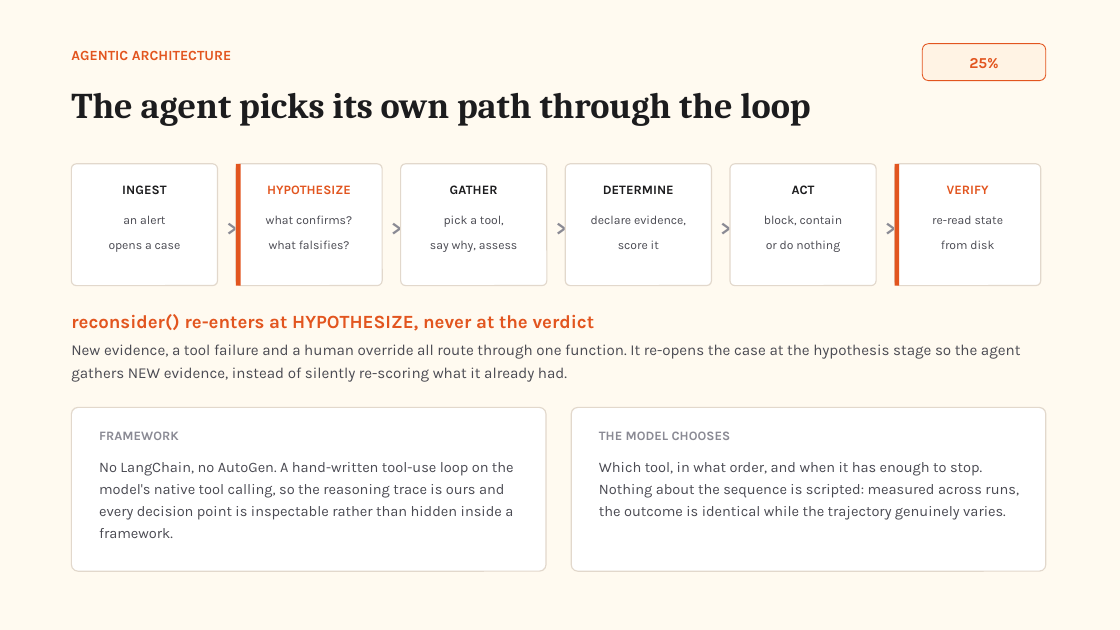
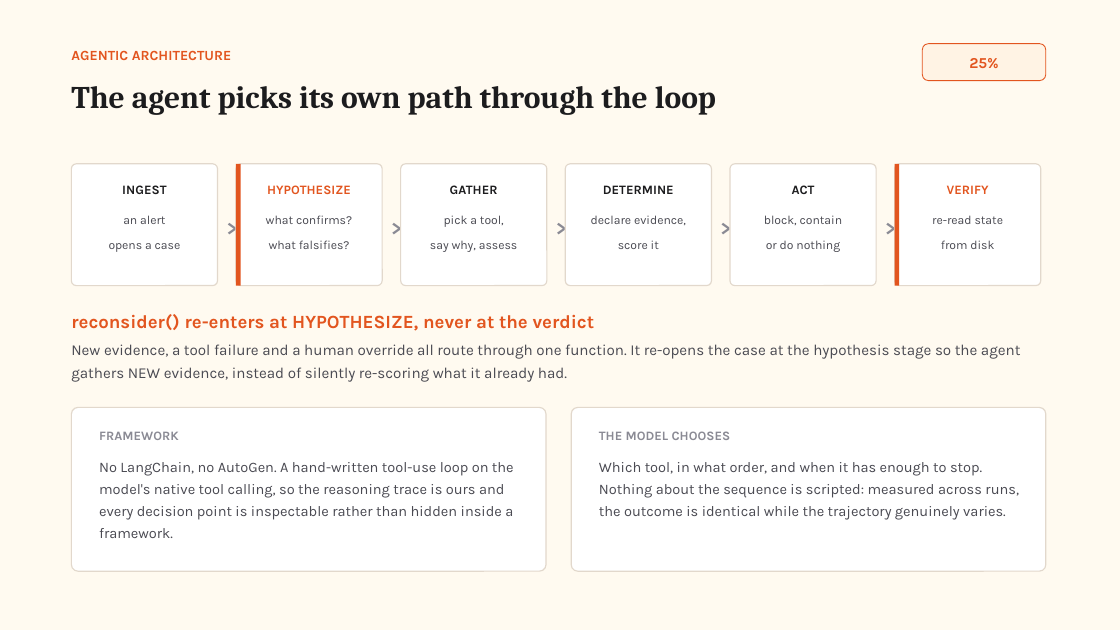
Before and after one commit to Graybeep/Dropout_Autonomous-SOC-Investigation-Response-Agent, a slide deck: slide 4 of deck.pptx (slide 3 before the commit). Drawn at 1120x630 pixels with LibreOffice and Linux fonts; fonts in the diff are those of the drawing. Boxes give left, top, right and bottom in pixels: in the first picture for what was removed or moved away, otherwise in the second. Text is boxed around its words. In the diff, an @@ line names an element or a change of style, - is before the commit and + after.

```diff
--- a/deck.pptx
+++ b/deck.pptx
@@ text "The agent picks its own ..." at (x1=71, y1=86, x2=716, y2=115): size 31 to 27 pt @@
```
Also in this commit, not shown: 7 other slides changed, 2 slides added, 1 other file.
